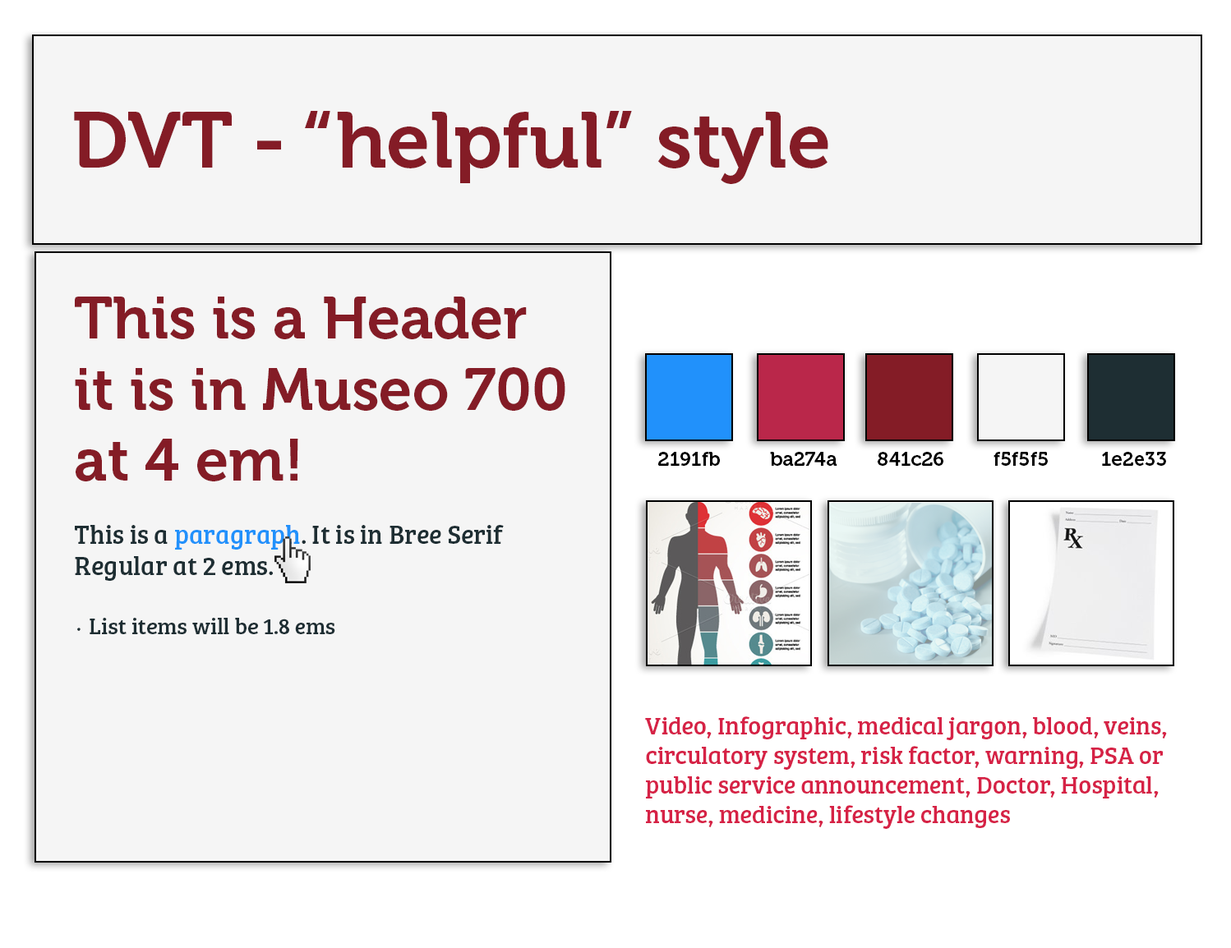
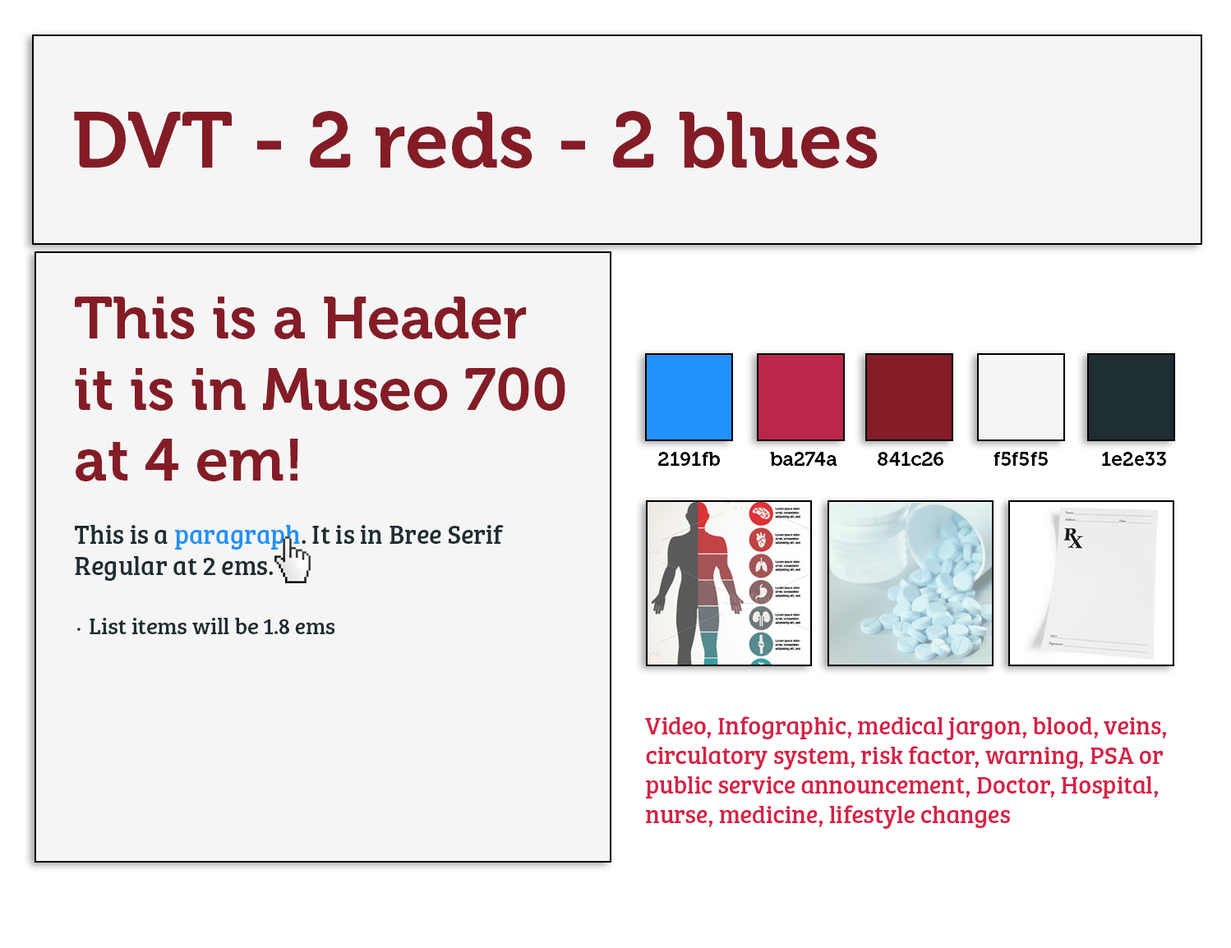
The second 1231x948 image is a revision of the first. Changes to its layers:
renamed "DVT - “helpful” style" to "DVT - 2 reds - 2 blues", painted on it over [304, 110, 878, 185]
